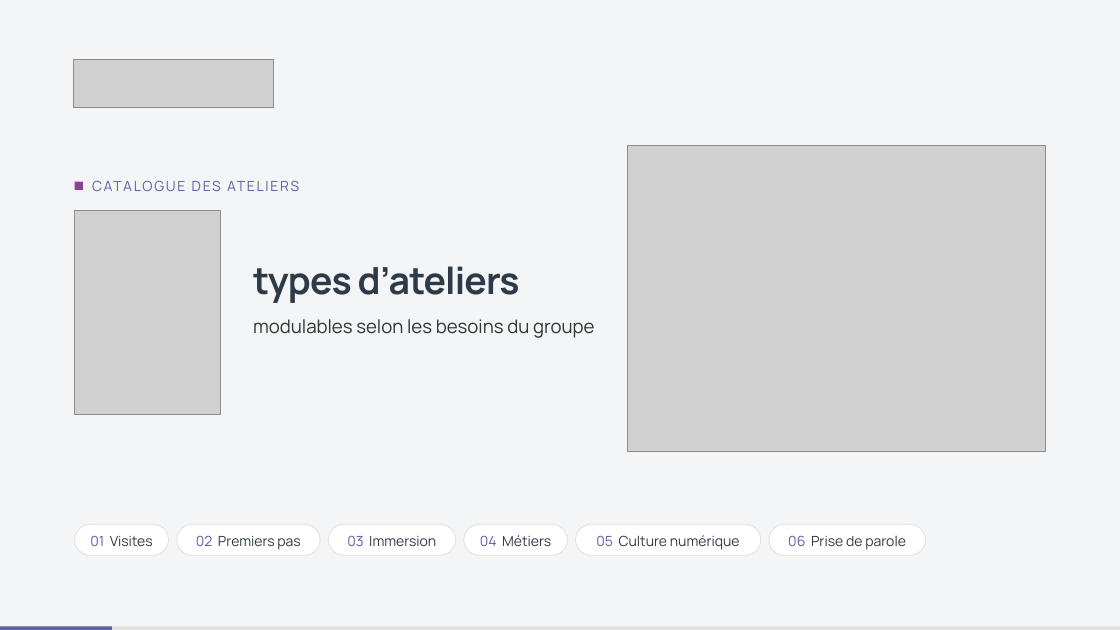
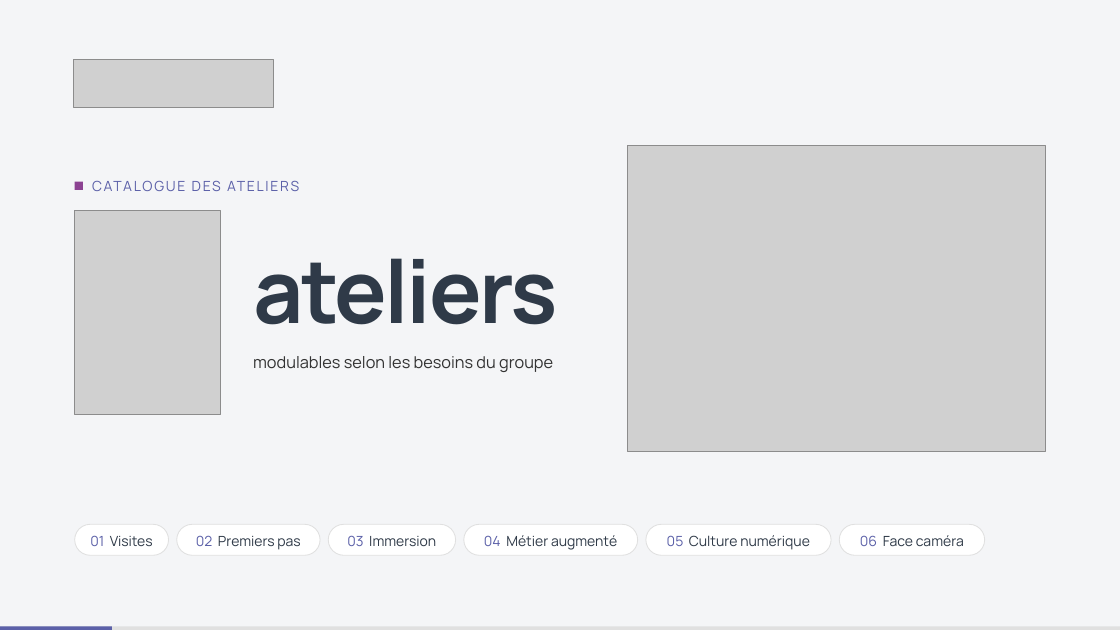
Before and after one commit to DigitalFactory-lab/Catalogue-DigitalFactory, a slide deck: slide 1 of Types-ateliers-Digital-Factory.pptx. Drawn at 1120x630 pixels with LibreOffice and Linux fonts; fonts in the diff are those of the drawing; grey boxes stand for pictures. Boxes give left, top, right and bottom in pixels: in the first picture for what was removed or moved away, otherwise in the second. Text is boxed around its words. In the diff, an @@ line names an element or a change of style, - is before the commit and + after.

```diff
--- a/Types-ateliers-Digital-Factory.pptx
+++ b/Types-ateliers-Digital-Factory.pptx
@@ title at (253,258,557,325): text changed; size 32 to 75 pt @@
-types d’ateliers
+ateliers
@@ text "modulables selon les besoins du ...": place and size @@
-text "modulables selon les besoins du ..." at (253,319,595,338)
+text "modulables selon les besoins du ..." at (253,356,553,372)
@@ text "modulables selon les besoins du ..." at (253,356,553,372): size 16 to 14 pt; line spacing 22.4pt to 19.6pt @@
@@ rounded rectangle "04 Métier augmenté": place and size @@
-rounded rectangle "04 Métier augmenté" at (464,524,567,555)
+rounded rectangle "04 Métier augmenté" at (464,524,638,555)
@@ text in rounded rectangle at (484,535,617,550): text changed @@
-04 Métiers
+04 Métier augmenté
@@ rounded rectangle "05 Culture numérique": place and size @@
-rounded rectangle "05 Culture numérique" at (576,524,761,555)
+rounded rectangle "05 Culture numérique" at (646,524,832,555)
@@ rounded rectangle "06 Face caméra": place and size @@
-rounded rectangle "06 Face caméra" at (769,524,925,555)
+rounded rectangle "06 Face caméra" at (839,524,985,555)
@@ text in rounded rectangle at (860,535,964,546): text changed @@
-06 Prise de parole
+06 Face caméra
```
Also in this commit, not shown: 5 other slides changed, 11 other files.
